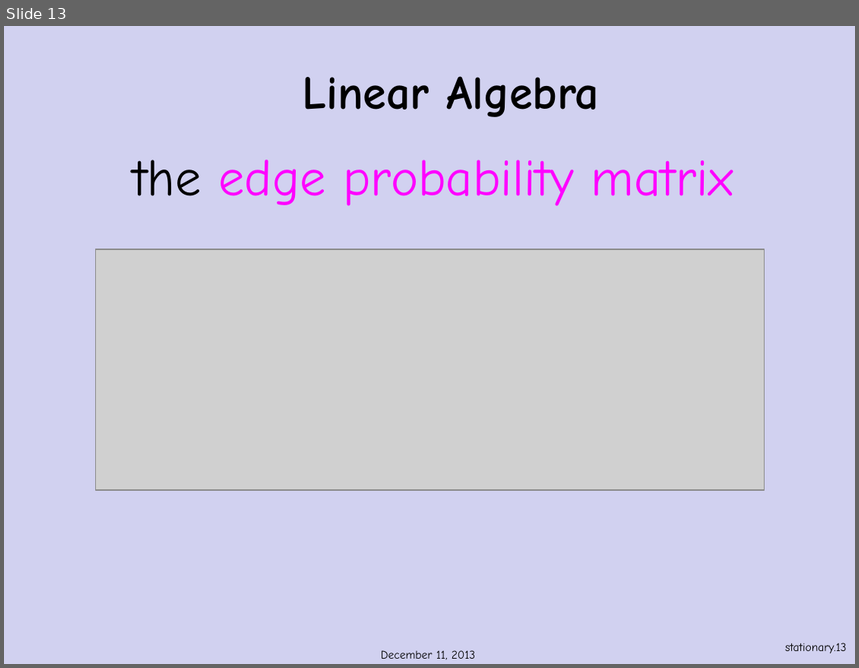
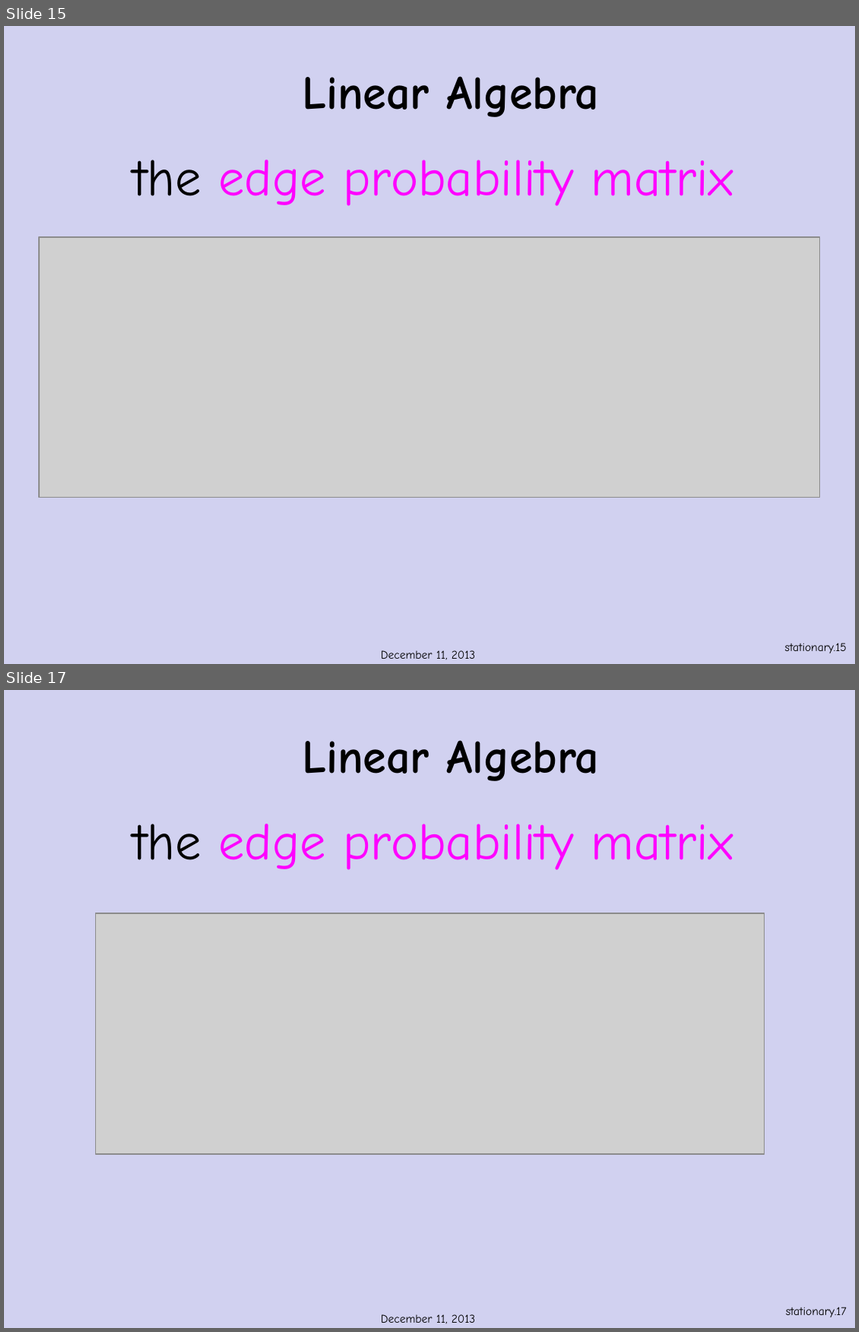
Before and after one commit to armeyer/mcs_web, a slide deck: fall13/slidesF13/stationary-distribution.pptx. Shown one above the other, each under a label of ours: slide 13 before the commit, slides 15 and 17 after it; the slides between them are not shown. The pictures are 859x668 and 859x1332 pixels, drawn with LibreOffice and Linux fonts; fonts in the diff are those of the drawing; grey boxes stand for pictures; background and template pictures are left out. Boxes give left, top, right and bottom in pixels: in the first picture for what was removed or moved away, otherwise in the second. Text is boxed around its words. In the diff, an @@ line names an element or a change of style, - is before the commit and + after.

```diff
--- a/fall13/slidesF13/stationary-distribution.pptx
+++ b/fall13/slidesF13/stationary-distribution.pptx
@@ slide 15 added at (4,26,855,664), background #D1D1F0 @@
@@ title added at (302,76,599,117), 40 pt, text #000000, bold @@
+Linear Algebra
@@ text added at (132,160,734,206), 44 pt, text #FF00FF @@
+the edge probability matrix
@@ picture added at (39,237,820,497) @@
@@ text added at (381,651,476,661), 10 pt, text #000000 @@
+December 11, 2013
@@ page number added at (785,643,847,654), 10 pt, text #000000 @@
+stationary.15
@@ what was slide 13 is now slide 17 @@
@@ page number at (786,1307,847,1318): text changed @@
-stationary.13
+stationary.17
```
Also in this commit, not shown: 16 slides changed, 3 other slides added, 3 other files.
